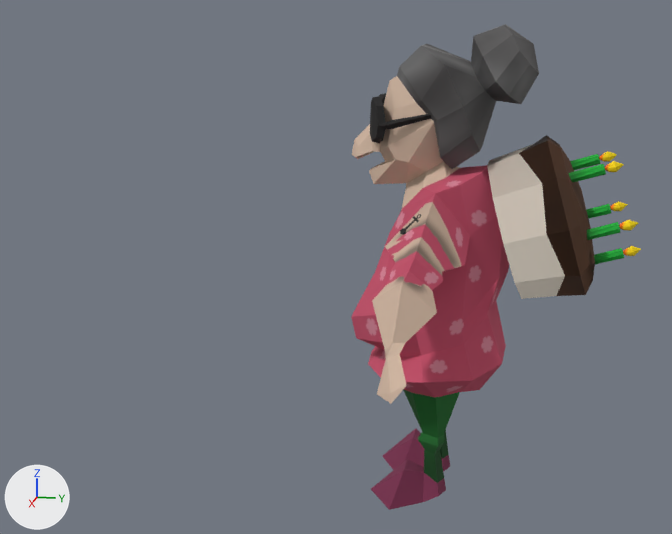
A saved change to the FBX model Assets/Models/Character/Babuschka/babuschka.FBX.
Both versions are drawn from a 50 mm camera at (3.57, 0.42, 1.8) aimed at (0.02, -0.29, 0.91). Every picture has the same lights, and +X, +Y and +Z are marked at lower left. Where no turn or scale is listed for an object, it has been applied to the vertices. Vertices at the same position are counted once.

Names of what the first picture shows: 'babuschka'.
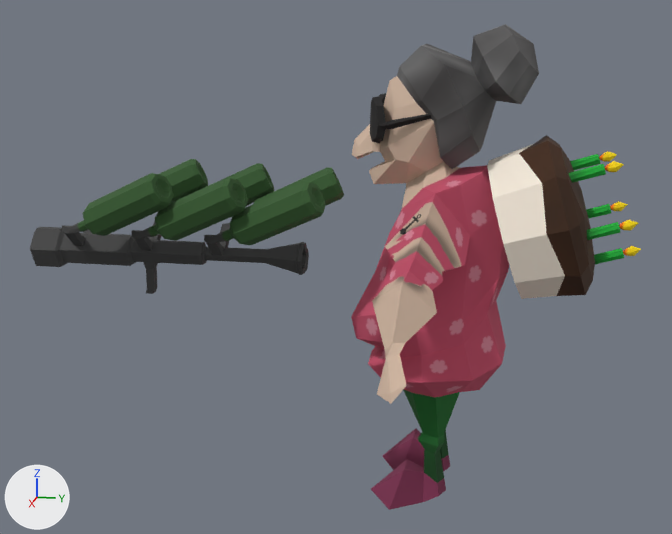
The newer file is also turned or shifted as a whole; pictures and numbers use the older file's frame.

What differs and where, as boxes [x1, y1, x2, y2] in the pictures (672 x 534 px):
'babuschka', reshaped (110% wider): before [351, 24, 641, 510]; after [30, 24, 641, 510]
part 1 of me_mesh, added: after [30, 167, 344, 294]
part 2 of me_mesh, added (green): after [132, 178, 248, 251]
part 3 of me_mesh, added (green): after [148, 163, 274, 240]
part 4 of me_mesh, added (green): after [62, 173, 174, 246]
part 5 of me_mesh, added (green): after [83, 159, 208, 233]

Patch to the scene script:
```diff
--- a/Assets/Models/Character/Babuschka/babuschka.FBX.py
+++ b/Assets/Models/Character/Babuschka/babuschka.FBX.py
@@ mat_weapon1 @@
+mat_weapon1 = principled_material('weapon1')
+mat_weapon1.base_color = (0.0549, 0.0549, 0.0549)  # black #424242
+mat_weapon1.roughness = 0.859
@@ mat_weapon2 @@
+mat_weapon2 = principled_material('weapon2')
+mat_weapon2.base_color = (0.0314, 0.098, 0.0235)  # dark green #32582a
+mat_weapon2.roughness = 0.859
@@ me_mesh @@
 # used by ob_babuschka; location = (0.0, 0.0, 0.0)
-me_mesh.from_pydata(...)  # 783 vertices, 1100 faces; spans x -0.86..0.86, y -0.23..0.88, z 0.0..1.85
+me_mesh.from_pydata(...)  # 1447 vertices, 1738 faces; spans x -0.86..0.86, y -1.32..0.88, z 0.0..1.85
+# me_mesh part 1: a new loose piece of 308 vertices spanning x 0.26..0.73, y -1.32..-0.2, z 0.91..1.35
+# me_mesh part 2: a new loose piece of 89 vertices spanning x 0.51..0.74, y -0.89..-0.46, z 1.07..1.36
+# me_mesh part 3: a new loose piece of 89 vertices spanning x 0.25..0.48, y -0.89..-0.46, z 1.07..1.36
+# me_mesh part 4: a new loose piece of 89 vertices spanning x 0.52..0.75, y -1.15..-0.71, z 1.08..1.37
+# me_mesh part 5: a new loose piece of 89 vertices spanning x 0.24..0.47, y -1.15..-0.71, z 1.08..1.37
 me_mesh.materials.append(mat_lambert1)
+me_mesh.materials.append(mat_weapon1)  # black #424242
+me_mesh.materials.append(mat_weapon2)  # dark green #32582a
```
